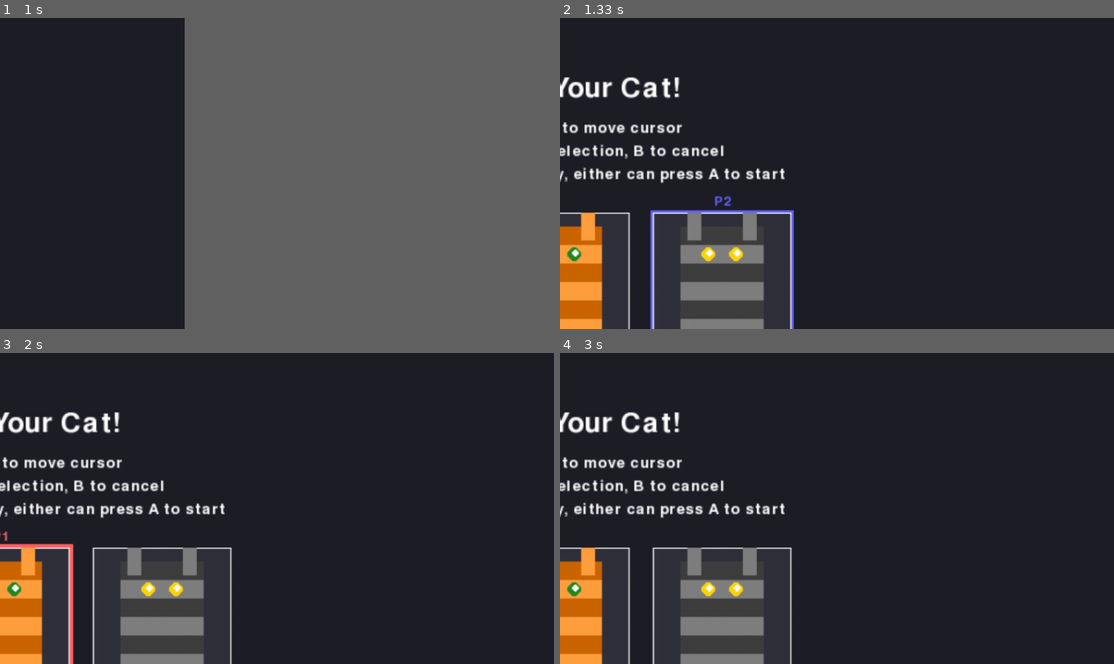
Above: before the commit, frames 1-4 (two rows, left to right).
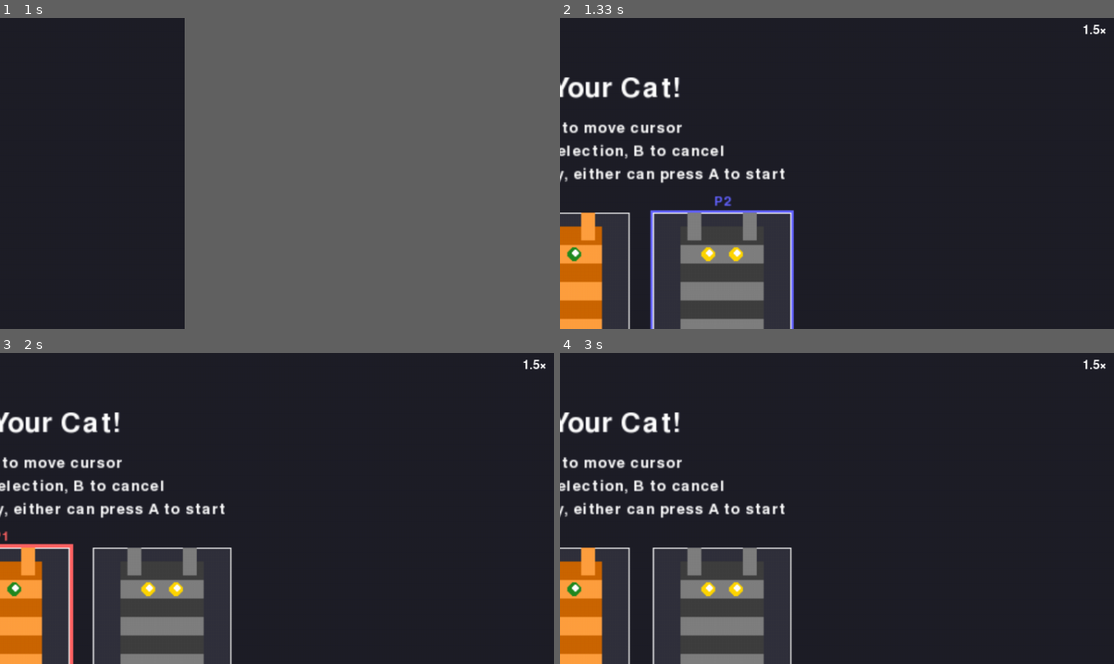
Above: after the commit, the same moments.

Repository: avidrucker/pycats
Game: pygame game, started from pycats/game.py
Two runs of this game, one before a commit and one after it. Both use one fixed random seed, a clock stepped at 60 frames per second and the inputs below.
Inputs:
- Up to frame 1 (1 s): tap V at 0.33 s; hold Right from 0.67 s (still down)
- Up to frame 2 (1.33 s): release Right at 1.13 s; tap F10 at 1.17 s
- Up to frame 3 (2 s): hold Up 1.5-1.8 s; hold W 1.5-1.8 s; tap V at 1.65 s; hold Right from 1.83 s (still down); hold D from 1.83 s (still down); tap / at 1.98 s
- Up to frame 4 (3 s): release Right at 2.3 s; release D at 2.3 s; hold Left 2.33-2.87 s; hold A 2.33-2.87 s; hold Down from 2.9 s (still down); hold S from 2.9 s (still down)
The pictures show only the part of the screen within x 50-100%, y 0-50%; the shares and areas given below are measured in that part.

Frame 1 is identical in both runs. In frame 2, less than 0.1% of the frame differs, in the area x 94-99%, y 2-6%; in frame 3, less than 0.1%; in frame 4, less than 0.1%.

Commit message:
feat(display): 3-second zoom toast on F10 scale/zoom change (#89)
After an F10 display change, show a small toast in the upper-right corner for
~3 seconds with the current value (1×/1.5×/2×/2.5×, or "Fit" in fullscreen),
then it disappears. Gives immediate feedback — and makes presses legible even
when the rendered size doesn't visibly change (e.g. the fullscreen clamp
convergence in #88: the number still updates).

- display.Toast: pure frame-countdown holder (show/tick/active) — no pygame.
- display.format_scale_label: 1.5 -> "1.5×", "fit" -> "Fit".
- display.TOAST_DURATION_FRAMES = 3 * FPS (timed in frames, fixed-timestep loop).
- game.py: F10 (windowed and fullscreen) calls zoom_toast.show(label);
  present_frame draws it on the window surface above the scene then ticks it.
  Re-pressing F10 resets the 3s timer (Toast.show overwrites).

Render-only: the toast is drawn on the window/display surface, never the
960x540 sim surface, so the sim and golden snapshots are unaffected.

- 9 new tests (label formatting, toast activate/expire/reset, 3s default);
  full suite 256 passed. Headless check confirms the label renders right-
  aligned within the window and the timer expires after exactly 3*FPS frames.

Closes #89

Co-Authored-By: Claude Opus 4.8 (1M context) <noreply@anthropic.com>

Diff:
--- a/pycats/display.py
+++ b/pycats/display.py
@@ -10,7 +10,10 @@
 """
 import pygame  # type: ignore
 
-from .config import SCREEN_WIDTH, SCREEN_HEIGHT
+from .config import SCREEN_WIDTH, SCREEN_HEIGHT, FPS
+
+# How long the zoom toast stays on screen after an F10 change (#89).
+TOAST_DURATION_FRAMES = 3 * FPS
 
 # Selectable windowed-scale presets (multiples of the 960x540 base). Integer
 # steps (1x, 2x) are pixel-crisp; fractional steps (1.5x, 2.5x) are smooth-scaled.
@@ -81,6 +84,39 @@
     return presets[(i + step) % len(presets)]
 
 
+def format_scale_label(value):
+    """Short human label for a scale/zoom value: 1.0 -> "1×", 1.5 -> "1.5×",
+    2.0 -> "2×", and the "fit" choice -> "Fit"."""
+    if value == "fit":
+        return "Fit"
+    return f"{value:g}×"
+
+
+class Toast:
+    """A transient on-screen message with a frame countdown (#89).
+
+    Pure timer/state holder — no pygame. game.py calls show() on an F10 change,
+    tick() once per presented frame, and draws self.text while self.active."""
+
+    def __init__(self):
+        self.text = ""
+        self.frames_left = 0
+
+    def show(self, text, frames=TOAST_DURATION_FRAMES):
+        """Display `text` for `frames` frames, resetting any current toast."""
+        self.text = text
+        self.frames_left = frames
+
+    @property
+    def active(self):
+        return self.frames_left > 0
+
+    def tick(self):
+        """Advance one frame; clamps at 0 (idempotent once expired)."""
+        if self.frames_left > 0:
+            self.frames_left -= 1
+
+
 def scale_surface(surface, scale):
     """Return `surface` presented at `scale`, picking the transform per
     blit_mode_for: the source itself at 1x (no copy), nearest-neighbour at whole
--- a/pycats/game.py
+++ b/pycats/game.py
@@ -122,6 +122,8 @@
 # Current in-fullscreen magnification: "fit" (crisp auto max-fit) or a preset
 # float; cycle with F10 while fullscreen. See pycats.display (#85).
 fullscreen_zoom = "fit"
+# Transient toast showing the current scale/zoom after an F10 change (#89).
+zoom_toast = display.Toast()
 
 if start_fullscreen:
     screen = pygame.display.set_mode((0, 0), pygame.FULLSCREEN)
@@ -370,6 +372,19 @@
         # window (which is exactly window_size_for(scale), so no letterbox).
         display_surface.blit(display.scale_surface(game_surface, scale_factor), (0, 0))
 
+    # Zoom toast (#89): drawn on the window surface, above the scene, so it is
+    # crisp and screen-positioned (and never lands in the 960x540 sim/goldens).
+    if zoom_toast.active:
+        text_utils.render_text(
+            display_surface,
+            zoom_toast.text,
+            (display_surface.get_width() - HUD_PADDING, HUD_PADDING),
+            24,
+            WHITE,
+            right_align=True,
+        )
+    zoom_toast.tick()
+
     pygame.display.flip()
 
 
@@ -450,9 +465,11 @@
                             fullscreen_zoom, presets=display.FULLSCREEN_ZOOM_PRESETS
                         )
                     )
+                    zoom_toast.show(display.format_scale_label(fullscreen_zoom))
                 else:
                     # Windowed: cycle the window-size presets (resizes the window).
                     set_windowed_scale(display.cycle_preset(windowed_scale))
+                    zoom_toast.show(display.format_scale_label(windowed_scale))
 
     # Update screen state manager
     screen_manager.update(frame_input)
--- a/tests/test_display_scaling.py
+++ b/tests/test_display_scaling.py
@@ -122,3 +122,51 @@
     src = pygame.Surface((SCREEN_WIDTH, SCREEN_HEIGHT))
     # 1x is the no-scale fast path — same surface object, no copy/transform.
     assert display.scale_surface(src, 1.0) is src
+
+
+# --- zoom toast (#89): label formatting + countdown timer (both pure) ---
+
+
+@pytest.mark.parametrize(
+    "value, label",
+    [
+        (1.0, "1×"),
+        (1.5, "1.5×"),
+        (2.0, "2×"),
+        (2.5, "2.5×"),
+        ("fit", "Fit"),
+    ],
+)
+def test_format_scale_label(value, label):
+    assert display.format_scale_label(value) == label
+
+
+def test_toast_starts_inactive():
+    assert not display.Toast().active
+
+
+def test_toast_show_activates_then_expires_after_its_frames():
+    t = display.Toast()
+    t.show("2×", frames=3)
+    assert t.active and t.text == "2×"
+    t.tick()
+    t.tick()
+    assert t.active  # 1 frame left
+    t.tick()
+    assert not t.active  # counted down to 0 -> gone
+
+
+def test_toast_reshow_resets_the_timer_and_text():
+    t = display.Toast()
+    t.show("1×", frames=2)
+    t.tick()  # 1 left
+    t.show("2×", frames=2)  # re-show resets
+    assert t.active and t.text == "2×"
+    t.tick()
+    assert t.active  # still 1 left because the timer reset
+
+
+def test_toast_default_duration_is_three_seconds():
+    from pycats.config import FPS
+
+    assert display.TOAST_DURATION_FRAMES == 3 * FPS
